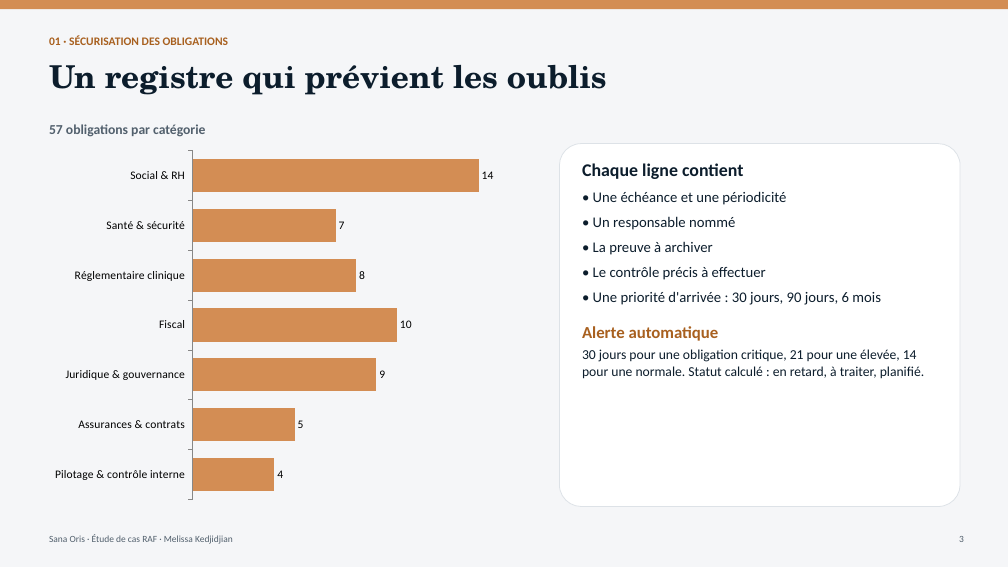
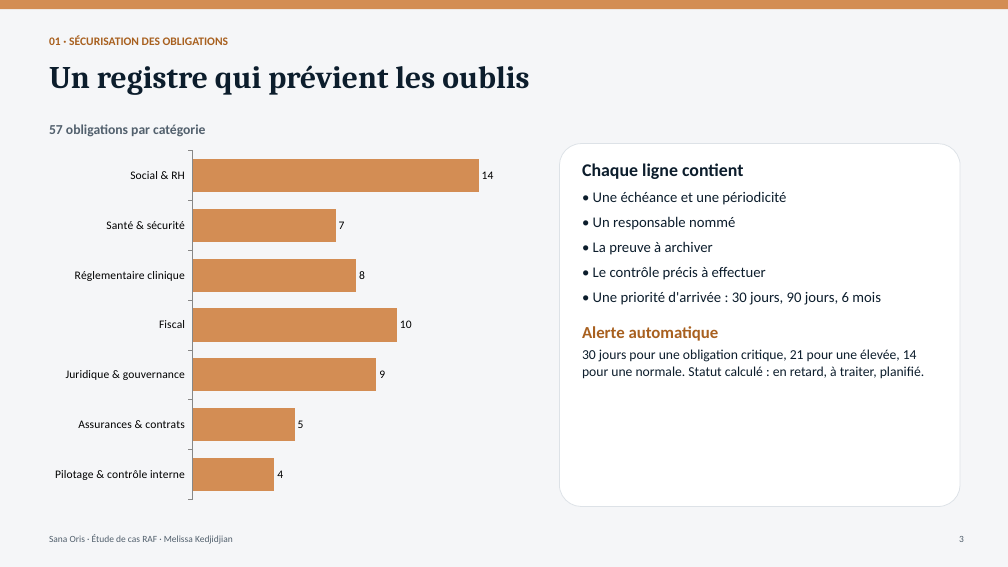
Before and after one commit to melkedjian-dev/sana_oris, a slide deck: slide 3 of Presentation_Sana_Oris_Melissa_Kedjidjian.pptx. Drawn at 1008x567 pixels with LibreOffice and Linux fonts; fonts in the diff are those of the drawing. Boxes give left, top, right and bottom in pixels: in the first picture for what was removed or moved away, otherwise in the second. Text is boxed around its words. In the diff, an @@ line names an element or a change of style, - is before the commit and + after.

```diff
--- a/Presentation_Sana_Oris_Melissa_Kedjidjian.pptx
+++ b/Presentation_Sana_Oris_Melissa_Kedjidjian.pptx
@@ text "Un registre qui prévient les ..." at (x1=49, y1=65, x2=529, y2=95): font TeX Gyre Schola to Cambria @@
```
Also in this commit, not shown: 12 other slides changed, 2 other files.
